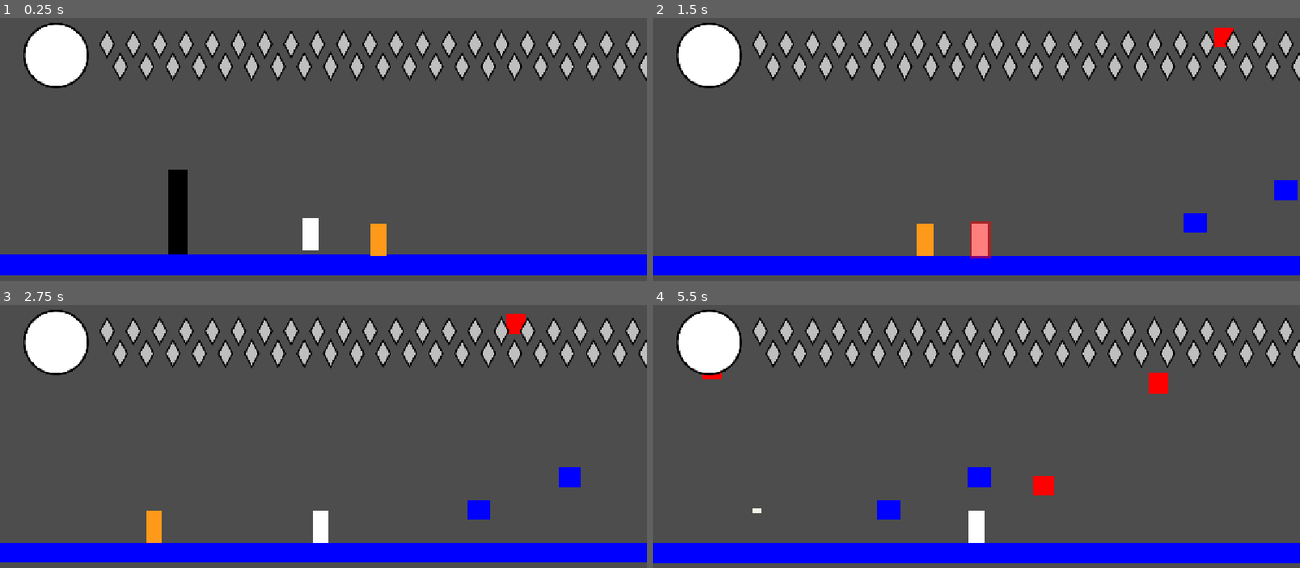
Above: before the commit, frames 1-4 (two rows, left to right).
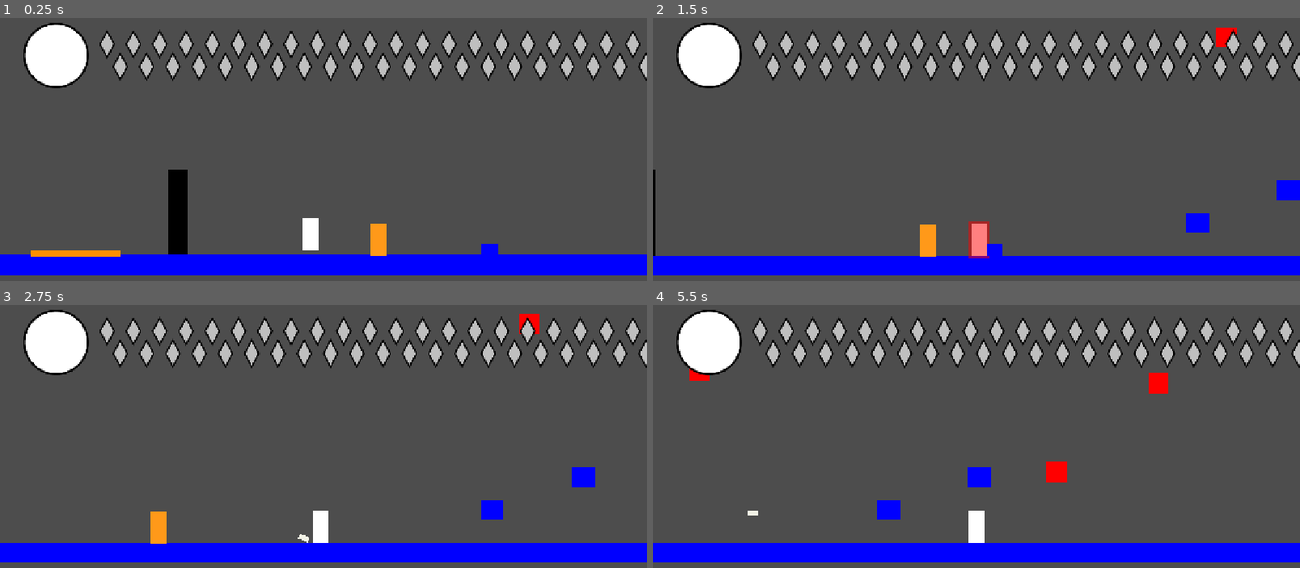
Above: after the commit, the same moments.

Repository: autonomouscrow/color-game
Game: Godot game, scene res://Scenes/Main.tscn
Two runs of this game, one before a commit and one after it. Both use one fixed random seed, a clock stepped at 60 frames per second and the inputs below.
Inputs:
- Up to frame 1 (0.25 s): no input
- Up to frame 2 (1.5 s): hold Z (crisis) 0.53-1.28 s; hold Right (move_right) from 0.53 s (still down); tap A (jump) at 0.77 s; tap D (dash) at 1.35 s
- Up to frame 3 (2.75 s): tap A (jump) at 1.52 s; release Right (move_right) at 2.03 s; hold Left (move_left) from 2.03 s (still down); hold S (punch) from 2.03 s (still down)
- Up to frame 4 (5.5 s): release Left (move_left) at 2.78 s; release S (punch) at 2.78 s; hold Right (move_right) 2.78-4.28 s; tap C (slide) at 2.85 s; tap A (jump) at 3.02, 3.77, 4.52 s; hold Q 3.53-4.28 s; hold Left (move_left) 4.28-5.03 s; tap E at 4.35 s; hold Right (move_right) from 5.03 s (still down); hold R from 5.03 s (still down)

The runs differ from the first frame. In frame 1, 0.4% of the frame differs, in the area x 4-77%, y 85-91%; in frame 2, 0.6%; in frame 3, 1.1%, in the area x 22-92%, y 3-91%; in frame 4, 0.9%.

Commit message:
added damage block

Diff:
--- /dev/null
+++ b/DamageBlock.tscn
@@ -0,0 +1,22 @@
+[gd_scene format=3 uid="uid://cdiaroodhyb5v"]
+
+[ext_resource type="Script" uid="uid://d1mc1qny6036j" path="res://damage_block.gd" id="1_mtvk6"]
+
+[sub_resource type="RectangleShape2D" id="RectangleShape2D_x3acn"]
+size = Vector2(40, 40)
+
+[node name="DamageBlock" type="Node2D" unique_id=2136408807]
+script = ExtResource("1_mtvk6")
+
+[node name="ColorRect" type="ColorRect" parent="." unique_id=139579704]
+offset_right = 40.0
+offset_bottom = 40.0
+color = Color(1, 0.56078434, 0, 1)
+
+[node name="Area2D" type="Area2D" parent="." unique_id=366759484]
+
+[node name="CollisionShape2D" type="CollisionShape2D" parent="Area2D" unique_id=1724401883]
+position = Vector2(20, 20)
+shape = SubResource("RectangleShape2D_x3acn")
+
+[connection signal="body_entered" from="Area2D" to="." method="_on_area_2d_body_entered"]
--- a/Scenes/Main.tscn
+++ b/Scenes/Main.tscn
@@ -8,6 +8,9 @@
 [ext_resource type="PackedScene" uid="uid://bvbkoiedl4jtg" path="res://Scenes/Prefabs/Craw.tscn" id="6_v1gob"]
 [ext_resource type="PackedScene" uid="uid://ctaww7bptkekr" path="res://Scenes/Prefabs/PaperAirplaneThrower.tscn" id="7_jw32o"]
 [ext_resource type="PackedScene" uid="uid://c5i7skmtn3i2o" path="res://breakable_wall.tscn" id="8_50glp"]
+[ext_resource type="PackedScene" uid="uid://bg20reqytwww4" path="res://Scenes/Prefabs/slidy_boi.tscn" id="9_vy5pj"]
+[ext_resource type="PackedScene" uid="uid://d11k86ap54sq6" path="res://damage_tp.tscn" id="10_4kpch"]
+[ext_resource type="PackedScene" uid="uid://cdiaroodhyb5v" path="res://DamageBlock.tscn" id="11_grg3l"]
 
 [node name="Main" type="Node2D" unique_id=396947077]
 
@@ -49,3 +52,14 @@
 [node name="Breakable Wall" parent="." unique_id=987624992 instance=ExtResource("8_50glp")]
 position = Vector2(354, 326)
 scale = Vector2(1, 4.239998)
+
+[node name="SlidyBoi" parent="." unique_id=1609698959 instance=ExtResource("9_vy5pj")]
+position = Vector2(958, 451)
+
+[node name="DamageTP" parent="." unique_id=502579649 instance=ExtResource("10_4kpch")]
+position = Vector2(287, 489)
+
+[node name="DamageBlock" parent="." unique_id=2136408807 node_paths=PackedStringArray("safeZone") instance=ExtResource("11_grg3l")]
+position = Vector2(84, 486)
+scale = Vector2(4.418162, 0.32497424)
+safeZone = NodePath("../DamageTP")
--- a/Scenes/Prefabs/PaperAirplaneThrower.tscn
+++ b/Scenes/Prefabs/PaperAirplaneThrower.tscn
@@ -3,7 +3,7 @@
 [ext_resource type="Script" uid="uid://cws3j3jx4uba0" path="res://Scripts/paper_airplane_thrower.gd" id="1_thrower"]
 
 [sub_resource type="RectangleShape2D" id="RectangleShape2D_thrower"]
-size = Vector2(32, 64)
+size = Vector2(30, 62)
 
 [sub_resource type="RectangleShape2D" id="RectangleShape2D_detection"]
 size = Vector2(2048, 720)
@@ -13,6 +13,9 @@
 
 [sub_resource type="RectangleShape2D" id="RectangleShape2D_tooclose"]
 size = Vector2(768, 720)
+
+[sub_resource type="RectangleShape2D" id="RectangleShape2D_x3acn"]
+size = Vector2(32, 64)
 
 [node name="PaperAirplaneThrower" type="CharacterBody2D" unique_id=499016071 groups=["enemy"]]
 script = ExtResource("1_thrower")
@@ -50,9 +53,15 @@
 [node name="ThrowTimer" type="Timer" parent="." unique_id=1019314499]
 one_shot = true
 
+[node name="Area2D" type="Area2D" parent="." unique_id=1307551421]
+
+[node name="CollisionShape2D" type="CollisionShape2D" parent="Area2D" unique_id=924123149]
+shape = SubResource("RectangleShape2D_x3acn")
+
 [connection signal="body_entered" from="DetectionArea" to="." method="_on_detection_body_entered"]
 [connection signal="body_exited" from="DetectionArea" to="." method="_on_detection_body_exited"]
 [connection signal="body_entered" from="ThrowArea" to="." method="_on_throw_area_body_entered"]
 [connection signal="body_exited" from="ThrowArea" to="." method="_on_throw_area_body_exited"]
 [connection signal="body_entered" from="TooCloseArea" to="." method="_on_too_close_body_entered"]
 [connection signal="body_exited" from="TooCloseArea" to="." method="_on_too_close_body_exited"]
+[connection signal="body_entered" from="Area2D" to="." method="_on_area_2d_body_entered"]
--- a/slidy_boi.tscn
+++ b/Scenes/Prefabs/slidy_boi.tscn
@@ -1,6 +1,6 @@
 [gd_scene format=3 uid="uid://bg20reqytwww4"]
 
-[ext_resource type="Script" uid="uid://cpl2j5dxpntco" path="res://slidy_boi.gd" id="1_2blm0"]
+[ext_resource type="Script" uid="uid://cpl2j5dxpntco" path="res://Scripts/slidy_boi.gd" id="1_2blm0"]
 
 [sub_resource type="RectangleShape2D" id="RectangleShape2D_2blm0"]
 size = Vector2(15.197781, 84.44095)
--- a/Scripts/paper_airplane_thrower.gd
+++ b/Scripts/paper_airplane_thrower.gd
@@ -119,3 +119,17 @@
 func _on_too_close_body_exited(body: Node2D) -> void:
 	if body.is_in_group("Player"):
 		in_too_close_area = false
+
+
+func _on_area_2d_body_entered(body: Node2D) -> void:
+	if body.is_in_group("Player"):
+		var push_dir = sign(body.global_position.x - global_position.x)
+		var knockback = Vector2(push_dir * 500.0, -500.0)
+
+		if body.has_method("SetKnockback"):
+			body.SetKnockback(knockback)
+		else:
+			push_error("no knockback")
+
+		if body.has_method("GetDamaged"):
+			body.GetDamaged(10)
--- /dev/null
+++ b/damage_block.gd
@@ -0,0 +1,9 @@
+extends Node2D
+
+@export var safeZone: Marker2D
+
+func _on_area_2d_body_entered(body: Node2D) -> void:
+	if body.is_in_group("Player"):
+		if body.has_method("GetDamaged"):
+				body.GetDamaged(30)
+		body.global_position = safeZone.global_position
--- /dev/null
+++ b/damage_tp.tscn
@@ -0,0 +1,3 @@
+[gd_scene format=3 uid="uid://d11k86ap54sq6"]
+
+[node name="DamageTP" type="Marker2D" unique_id=502579649]
Renamed: slidy_boi.gd -> Scripts/slidy_boi.gd
Renamed: slidy_boi.gd.uid -> Scripts/slidy_boi.gd.uid
Not shown, added: damage_block.gd.uid
